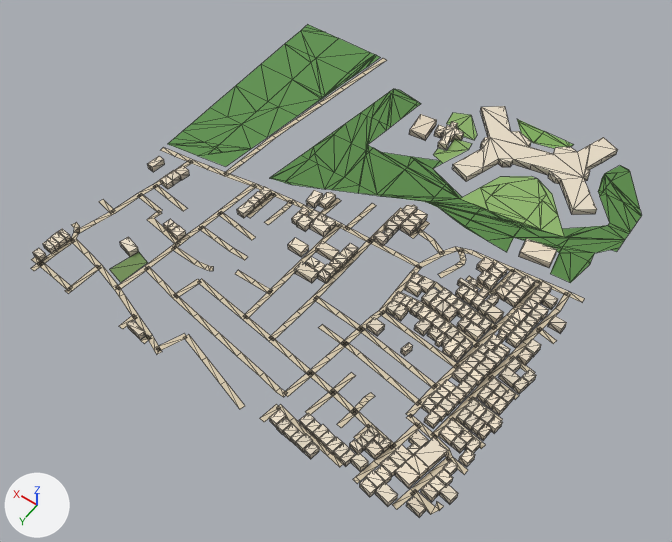
Renders of the glTF model public/assets/bengaluru-region-v1/tiles/t-8_17-l1.glb from each side of a commit.
Rendered twice from a 50 mm lens placed at (-4122.0, 9307.0, 773.0), pointed at (-3756.0, 8795.0, -32.0). The axes (+X, +Y, +Z) are drawn at lower left. The lights are the same throughout. The first picture is the older version. Mesh edges are drawn as thin lines. Vertices at exactly the same position are counted once.

Names of what the first picture shows: 'building', 'ground'.
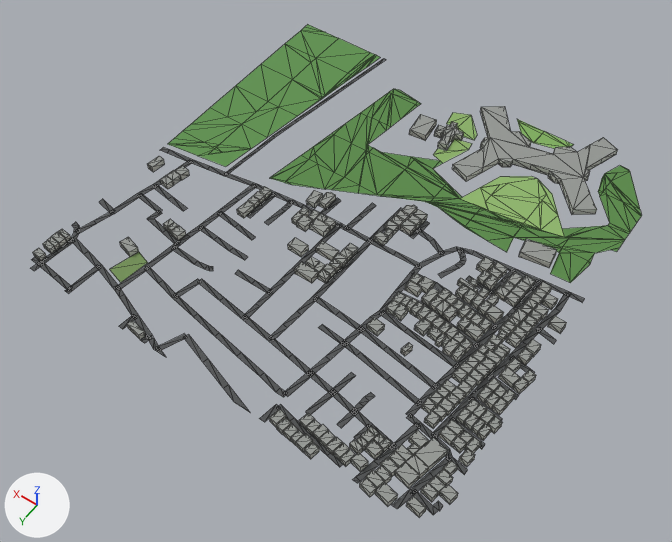
Diff of the bpy script that builds the scene:
```diff
--- a/public/assets/bengaluru-region-v1/tiles/t-8_17-l1.glb.py
+++ b/public/assets/bengaluru-region-v1/tiles/t-8_17-l1.glb.py
@@ me_building @@
 # used by ob_building; location = (-4000.0, 8500.0, 0.0)
-me_building.from_pydata(...)  # 1844 vertices, 2329 faces; spans x -6.0..501.0, y -24.0..505.0, z 0.0..8.0
+me_building.from_pydata(...)  # 1844 vertices, 2814 faces; spans x -6.0..501.0, y -24.0..505.0, z 0.0..8.0
+# me_building part 1: 2329 kept faces spanning x -6.0..501.0, y -24.0..505.0, z 0.0..8.0 get new vertex colours
+# edits to the shape of me_building do not show in these pictures
 me_building.materials.append(mat_building)
@@ me_ground @@
 # used by ob_ground; location = (-4000.0, 8500.0, 0.0)
 # verts and faces of me_ground; kept vertices keep their numbers, new ones are numbered from 845
 # before: 92 (188.0, 222.0, 1.0) at pixel (416, 232), 93 (187.0, 215.0, 1.0) at pixel (420, 229), 94 (186.0, 220.0, 1.0) at pixel (419, 232), 95 (192.0, 219.0, 1.0) at pixel (415, 229)
-me_ground.from_pydata(...)  # 845 vertices, 824 faces; spans x -1.0..501.0, y 0.0..503.0, z 1.0
+me_ground.from_pydata(...)  # 855 vertices, 834 faces; spans x 0.0..500.0, y 0.0..500.0, z 1.0
+# me_ground part 2: the loose piece of 18 vertices spanning x 374.0..415.0, y 0.0..276.0, z 1.0 is rebuilt with 20 vertices and now spans x 376.0..414.0, y 0.0..276.0, z 1.0
+# me_ground part 3
+# 3 vertices are removed from x 479.0..501.0, y 281.0..432.0, z 1.0
+# 9 faces are deleted
+# 5 vertices move from x 434.0..501.0, y 372.0..426.0, z 1.0 to x 433.0..500.0, y 373.0..432.0, z 1.0
+# 3 vertices are added at (500.0, 426.0, 1.0), (491.0, 283.0, 1.0), (490.0, 289.0, 1.0)
+# 9 new faces join them
+# me_ground part 4
+verts[93] = (188.0, 215.0, 1.0)  # moved, pixel (419, 228)
+verts[92] = (187.0, 222.0, 1.0)  # moved, pixel (417, 233)
+verts[95] = (192.0, 218.0, 1.0)  # moved, pixel (415, 228)
+verts[94] = (186.0, 221.0, 1.0)  # moved, pixel (418, 233)
+# me_ground part 5
+# 4 vertices are removed from x 204.0..316.0, y 497.0..503.0, z 1.0
+# 10 faces are deleted
+# 5 vertices move from x 237.0..311.0, y 477.0..503.0, z 1.0 to x 232.0..304.0, y 477.0..499.0, z 1.0
+# 8 vertices are added at x 195.0..318.0, y 500.0, z 1.0
+# 14 new faces join them
+# me_ground part 6
+# 7 vertices are removed from x -1.0..31.0, y 260.0..501.0, z 1.0
+# 14 faces are deleted
+# 5 vertices move from x 1.0..37.0, y 266.0..499.0, z 1.0 to x 0.0..31.0, y 260.0..500.0, z 1.0
+# 11 vertices are added at x 0.0..37.0, y 266.0..500.0, z 1.0
+# 18 new faces join them
+# me_ground part 7: 393 kept faces spanning x 0.0..500.0, y 197.0..500.0, z 1.0 get new vertex colours; the middle colour goes from beige #d7c9ae to dark grey #535556
 me_ground.materials.append(mat_ground)
```

Changed parts and their boxes (x1, y1, x2, y2) in the pictures (672 x 542 px; the box of a moved part takes in the faces that stretch with it):
'ground', reshaped
    before: (31, 25, 642, 514)
    after: (30, 25, 642, 515)
part 1 of me_building, recoloured
    both: (33, 106, 618, 517)
part 2 of me_ground, rebuilt
    before: (224, 58, 386, 175)
    after: (225, 59, 386, 175)
part 3 of me_ground, moved or reshaped
    before: (31, 147, 193, 271)
    after: (30, 147, 193, 271)
part 4 of me_ground, moved or reshaped
    both: (409, 229, 434, 242)
part 5 of me_ground, moved or reshaped
    before: (119, 315, 279, 422)
    after: (119, 314, 280, 422)
part 6 of me_ground, moved or reshaped
    before: (392, 328, 557, 514)
    after: (392, 328, 556, 515)
part 7 of me_ground, recoloured
    both: (41, 160, 584, 499)
